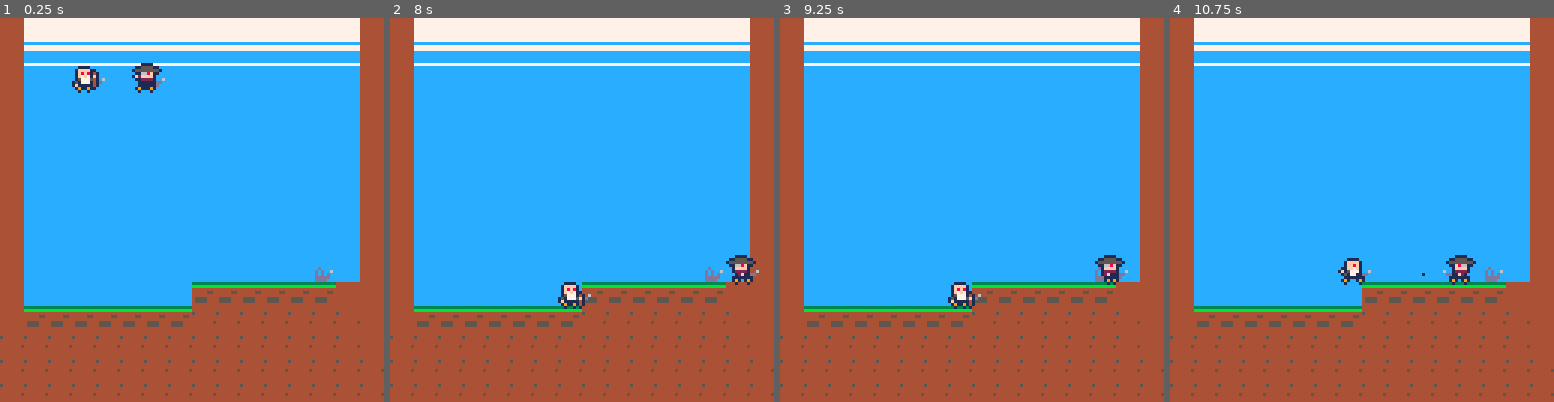
Above: before the commit, frames 1-4 (left to right).
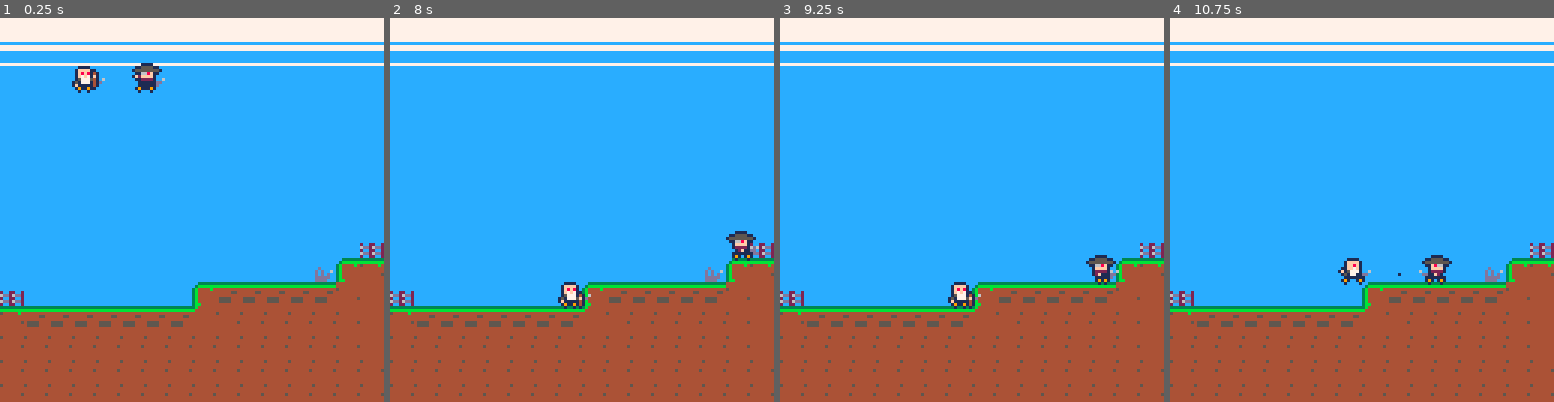
Above: after the commit, the same moments.

Repository: nat-a1/pico8-games
Game: PICO-8 cartridge bobby.p8
The game is run twice, just before and just after one commit, with the same random seed, the same clock (stepped at 60 frames per second) and the same inputs.
Inputs:
- Up to frame 1 (0.25 s): no input
- Up to frame 2 (8 s): tap X (X key) at 0.33, 1.07, 1.85, 2.97, 4.08, 5.2, 6.32, 7.43 s; tap O (Z key) at 0.7, 1.7, 2.1, 2.5, 2.9, 3.3, 3.7, 4.1, 4.5, 4.9, 5.3, 5.7, 6.1, 6.5, 6.9, 7.3, 7.7 s; hold Right 1.6-2.1 s; hold Up 2.15-2.42 s; hold Right 2.47-3.03 s; hold Left 3.08-3.58 s; hold Down 3.63-3.97 s; hold Right 4.02-4.68 s; hold Up 4.73-5.03 s; hold Left 5.08-5.68 s; hold Down 5.73-6.03 s; hold Right 6.08-6.58 s; hold Right 6.63-7.13 s; hold Up 7.18-7.45 s; hold Right from 7.5 s (still down)
- Up to frame 3 (9.25 s): release Right at 8.07 s; tap O (Z key) at 8.1, 8.5, 8.9 s; hold Left 8.12-8.62 s; tap X (X key) at 8.55 s; hold Down 8.67-9 s; hold Right from 9.05 s (still down)
- Up to frame 4 (10.75 s): tap O (Z key) every 0.4 s from 9.3 to 10.5 s; tap X (X key) at 9.67 s; release Right at 9.72 s; hold Up 9.77-10.07 s; hold Left 10.12-10.72 s

The runs differ from the first frame. In frame 1, 9.4% of the frame differs, in the area x 0-100%, y 0-80%; in frame 2, 9.7%; in frame 3, 9.8%; in frame 4, 10%.

Commit message:
sprites+ map (minor)

Diff:
--- a/bobby.p8
+++ b/bobby.p8
@@ -496,6 +496,15 @@
 	--rectfill(0,85,128,128,14)
 
    -- rectfill(0,60,126,100,15)
+   --fillp(▒)
+   --circfill(50,175,100,11)
+  --fillp(▒)
+   --circfill(50,175,99,3)
+   --fillp()
+   --circfill(70,175,100,11)
+   --fillp(▒)
+  -- circfill(70,175,99,3)
+   --fillp()
     map()
     for e in all(entities) do e:draw()end
     draw_water()
@@ -639,22 +648,22 @@
 0000000000000000000000000000000000000000000000000333b33330000400040033333bb33300000000000000000000000000000000000000000000000000
 0000000000000000000000000000000000000000000000000003333300000400040003333b033300000000000000000000000000000000000000000000000000
 __gff__
-0000000000000000000000000000000000000000000000000000000000000000000700070000000100000000000000000000000000000000000000000000000000000000000000000000000000000000000000000000000000000000000000000000000000000000000000000000000000000000000000000000000000000000
+0000000000000000000000000000000000000000000000000000000000000000000700070007070707070000000000000000000000000000000000000007000000000000000000000000000000000000000000000000000000000000000000000000000000000000000000000000000000000000000000000000000000000000
 0000000000000000000000000000000000000000000000000000000000000000000000000000000000000000000000000000000000000000000000000000000000000000000000000000000000000000000000000000000000000000000000000000000000000000000000000000000000000000000000000000000000000000
 __map__
-2300000000000000000000000000002300000000000000000000000000000000000000000000000000000000000000000000000000000000000000000000000000000000000000000000000000000000000000000000000000000000000000000000000000000000000000000000000000000000000000000000000000000000
-2300000000000000000000000000002300000000000000000000000000000000000000000000000000000000000000000000000000000000000000000000000000000000000000000000000000000000000000000000000000000000000000000000000000000000000000000000000000000000000000000000000000000000
-2300000000000000000000000000002300000000000000000000000000000000000000000000000000000000000000000000000000000000000000000000000000000000000000000000000000000000000000000000000000000000000000000000000000000000000000000000000000000000000000000000000000000000
-2300000000000000000000000000002300000000000000000000000000000000000000000000000000000000000000000000000000000000000000000000000000000000000000000000000000000000000000000000000000000000000000000000000000000000000000000000000000000000000000000000000000000000
-2300000000000000000000000000002300000000000000000000000000000000000000000000000000000000000000000000000000000000000000000000000000000000000000000000000000000000000000000000000000000000000000000000000000000000000000000000000000000000000000000000000000000000
-2300000000000000000000000000002300000000000000000000000000000000000000000000000000000000000000000000000000000000000000000000000000000000000000000000000000000000000000000000000000000000000000000000000000000000000000000000000000000000000000000000000000000000
-2300000000000000000000000000002300000000000000000000000000000000000000000000000000000000000000000000000000000000000000000000000000000000000000000000000000000000000000000000000000000000000000000000000000000000000000000000000000000000000000000000000000000000
-2300000000000000000000000000002300000000000000000000000000000000000000000000000000000000000000000000000000000000000000000000000000000000000000000000000000000000000000000000000000000000000000000000000000000000000000000000000000000000000000000000000000000000
-2300000000000000000000000000002300000000000000000000000000000000000000000000000000000000000000000000000000000000000000000000000000000000000000000000000000000000000000000000000000000000000000000000000000000000000000000000000000000000000000000000000000000000
-2300000000000000000000000000002300000000000000000000000000000000000000000000000000000000000000000000000000000000000000000000000000000000000000000000000000000000000000000000000000000000000000000000000000000000000000000000000000000000000000000000000000000000
-230000000000000000000000002d002323000000000000000000000000000000000000000000000000000000000000000000000000000000000000000000000000000000000000000000000000000000000000000000000000000000000000000000000000000000000000000000000000000000000000000000000000000000
-2300000000000000212121212121232323000000000000000000000000000000000000000000000000000000000000000000000000000000000000000000000000000000000000000000000000000000000000000000000000000000000000000000000000000000000000000000000000000000000000000000000000000000
-2321212121212121242424242424242323000000000000000000000000000000000000000000000000000000000000000000000000000000000000000000000000000000000000000000000000000000000000000000000000000000000000000000000000000000000000000000000000000000000000000000000000000000
+0000000000000000000000000000000000000000000000000000000000000000000000000000000000000000000000000000000000000000000000000000000000000000000000000000000000000000000000000000000000000000000000000000000000000000000000000000000000000000000000000000000000000000
+0000000000000000000000000000000000000000000000000000000000000000000000000000000000000000000000000000000000000000000000000000000000000000000000000000000000000000000000000000000000000000000000000000000000000000000000000000000000000000000000000000000000000000
+0000000000000000000000000000000000000000000000000000000000000000000000000000000000000000000000000000000000000000000000000000000000000000000000000000000000000000000000000000000000000000000000000000000000000000000000000000000000000000000000000000000000000000
+0000000000000000000000000000000000000000000000000000000000000000000000000000000000000000000000000000000000000000000000000000000000000000000000000000000000000000000000000000000000000000000000000000000000000000000000000000000000000000000000000000000000000000
+0000000000000000000000000000000000000000000000000000000000000000000000000000000000000000000000000000000000000000000000000000000000000000000000000000000000000000000000000000000000000000000000000000000000000000000000000000000000000000000000000000000000000000
+0000000000000000000000000000000000000000000000000000000000000000000000000000000000000000000000000000000000000000000000000000000000000000000000000000000000000000000000000000000000000000000000000000000000000000000000000000000000000000000000000000000000000000
+0000000000000000000000000000000000000000000000000000000000000000000000000000000000000000000000000000000000000000000000000000000000000000000000000000000000000000000000000000000000000000000000000000000000000000000000000000000000000000000000000000000000000000
+0000000000000000000000000000000000000000000000000000000000000000000000000000000000000000000000000000000000000000000000000000000000000000000000000000000000000000000000000000000000000000000000000000000000000000000000000000000000000000000000000000000000000000
+0000000000000000000000000000000000000000000000000000000000000000000000000000000000000000000000000000000000000000000000000000000000000000000000000000000000000000000000000000000000000000000000000000000000000000000000000000000000000000000000000000000000000000
+0000000000000000000000000000003d3d000000000000000000000000000000000000000000000000000000000000000000000000000000000000000000000000000000000000000000000000000000000000000000000000000000000000000000000000000000000000000000000000000000000000000000000000000000
+000000000000000000000000002d282525000000000000000000000000000000000000000000000000000000000000000000000000000000000000000000000000000000000000000000000000000000000000000000000000000000000000000000000000000000000000000000000000000000000000000000000000000000
+3d00000000000000282121212121242323000000000000000000000000000000000000000000000000000000000000000000000000000000000000000000000000000000000000000000000000000000000000000000000000000000000000000000000000000000000000000000000000000000000000000000000000000000
+2521212121212121292424242424242323000000000000000000000000000000000000000000000000000000000000000000000000000000000000000000000000000000000000000000000000000000000000000000000000000000000000000000000000000000000000000000000000000000000000000000000000000000
 2424242424242424242424242424242323000000000000000000000000000000000000000000000000000000000000000000000000000000000000000000000000000000000000000000000000000000000000000000000000000000000000000000000000000000000000000000000000000000000000000000000000000000
 2424242424242424242424242424242400000000000000000000000000000000000000000000000000000000000000000000000000000000000000000000000000000000000000000000000000000000000000000000000000000000000000000000000000000000000000000000000000000000000000000000000000000000
 2424242424242424242424242424242400000000000000000000000000000000000000000000000000000000000000000000000000000000000000000000000000000000000000000000000000000000000000000000000000000000000000000000000000000000000000000000000000000000000000000000000000000000
